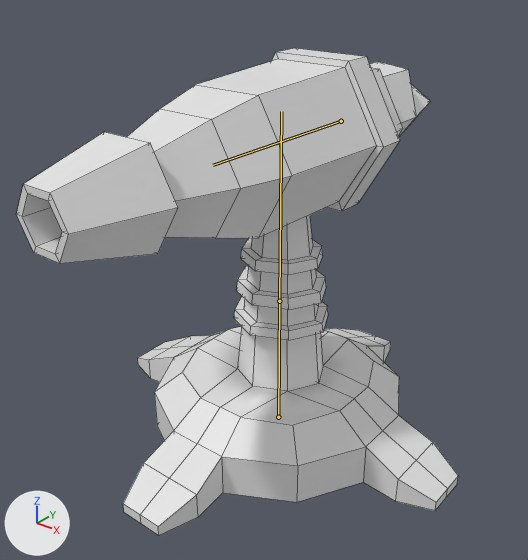
The FBX model Tower Defense/Assets/Art/3D/Turrets/Ice Ray turret.fbx, before and after one commit.
Camera for both pictures: a 50 mm camera at (0.411, -0.54, 0.501) aimed at (-0.042, 0.026, 0.15). Lighting does not change. The marker at lower left points along +X, +Y and +Z. The bones that bend it are drawn over the model as lines. Mesh edges are drawn as thin lines.
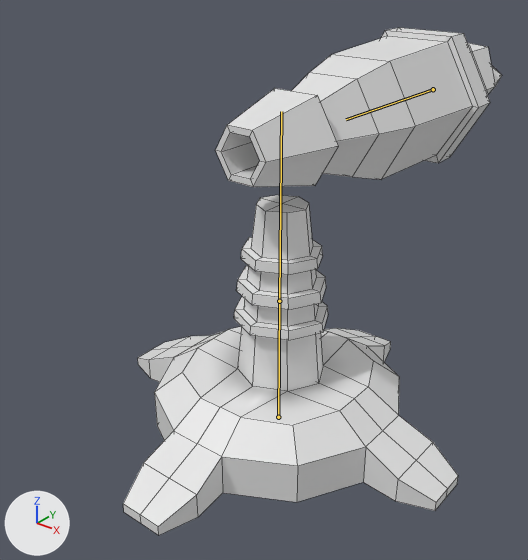
The newer file adds an action. The first version stands in its rest pose; the second is drawn at frame 15 of the action 'Armature.004|Flamethrower 1'.

What differs and where, as boxes (x1, y1, x2, y2) in the pictures (528 x 560 px):
'Cylinder.004', posed (14% narrower): before (16, 48, 458, 535); after (123, 28, 502, 535)
bone 'AnimationBone.001', root to tip: before (341, 121) to (213, 165); after (433, 89) to (346, 119)

What the commit changed:
Bone 'AnimationBone.001' (bone_animationbone_001) moves from (0.0, 0.0, 0.0) to (0.0, -0.2076, 0.0).
